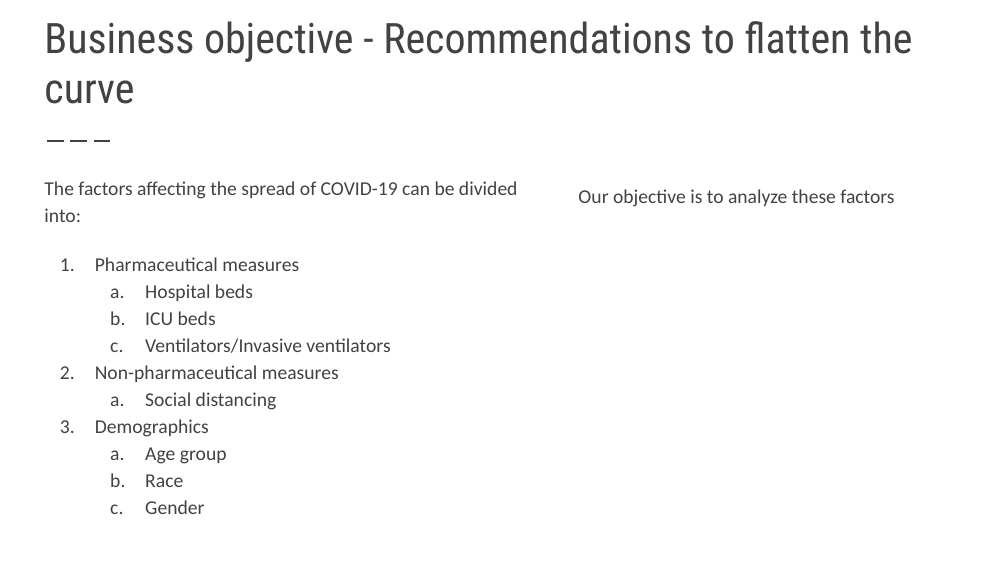
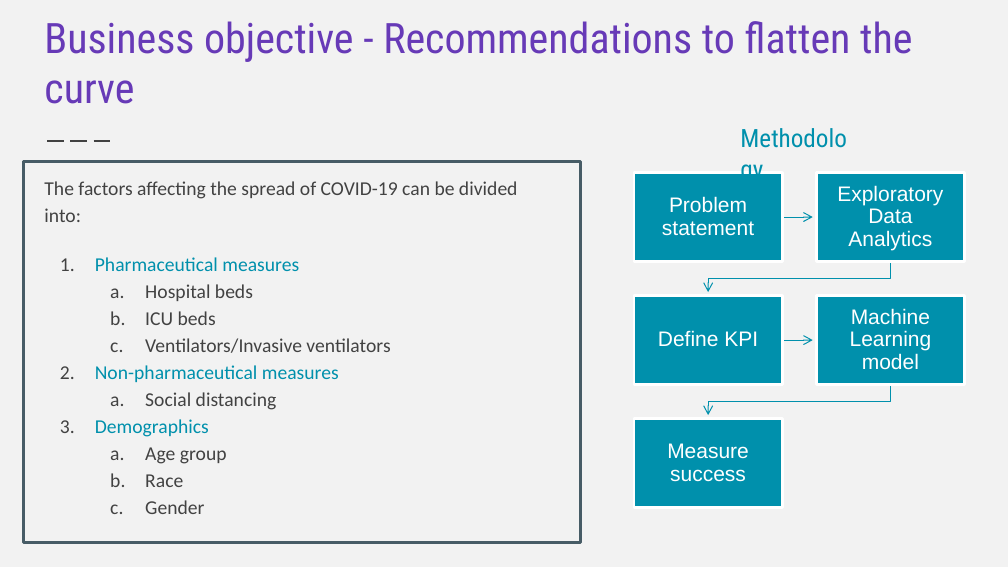
Before and after one commit to VardhiniM/COVID-19-Hackathon, a slide deck: slide 3 of Order of Phoenix.pptx. Drawn at 1008x567 pixels with LibreOffice and Linux fonts; fonts in the diff are those of the drawing. Boxes give left, top, right and bottom in pixels: in the first picture for what was removed or moved away, otherwise in the second. Text is boxed around its words. In the diff, an @@ line names an element or a change of style, - is before the commit and + after.

```diff
--- a/Order of Phoenix.pptx
+++ b/Order of Phoenix.pptx
@@ background #FFFFFF to #F2F2F2 @@
@@ title "Business objective - Recommendations to ..." at box(44, 21, 912, 104): text colour #424242 to #673AB7 @@
@@ text added at box(731, 118, 868, 158), 18 pt, text #0090AC @@
+Methodology
@@ rectangle added at box(23, 162, 580, 543), outline #475C67 2 pt @@
@@ text removed at box(578, 189, 894, 207) @@
-Our objective is to analyze these factors
@@ text at box(95, 257, 339, 437): text colour #424242 to #0090AC in "Pharmaceutical measures", "Non-pharmaceutical measures", "Demographics" @@
@@ group added at box(634, 172, 965, 507): 5 rectangles, 5 texts, 4 freeform shapes @@
+Problem statement
+Exploratory Data Analytics
+Define KPI
+Machine Learning model
+Measure success
```
Also in this commit, not shown: 10 other slides changed, 1 slide added, 2 slides removed.
